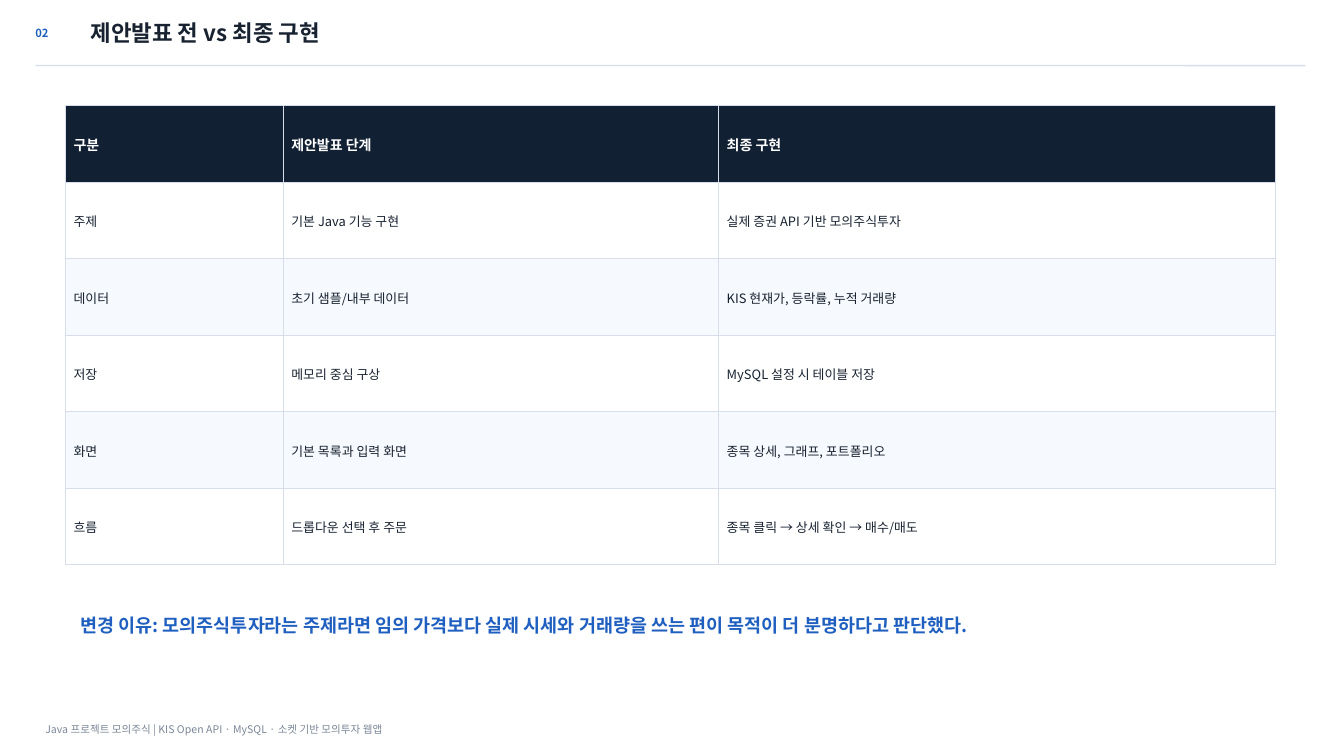
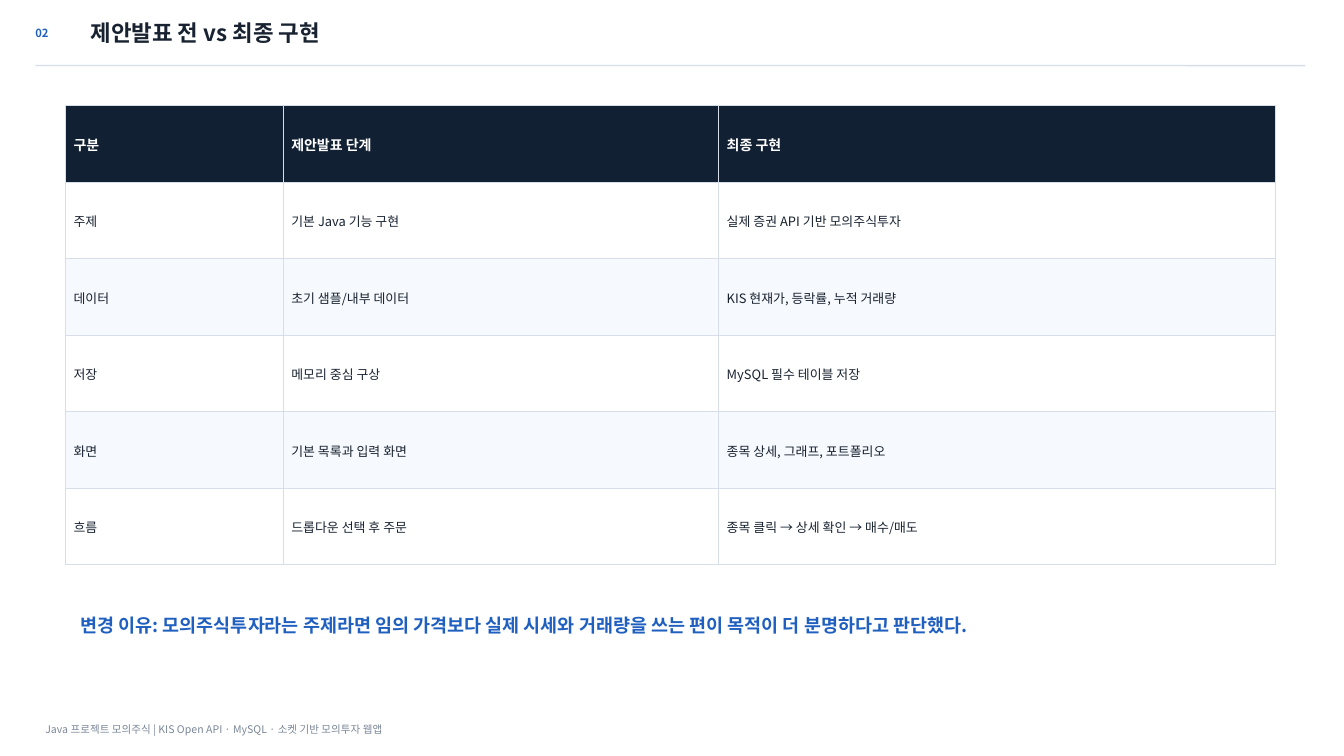
Before and after one commit to osangmin51-spec/javaproject, a slide deck: slide 2 of deliverables/Java_모의주식투자_발표자료_최종정합본.pptx. Drawn at 1344x756 pixels with LibreOffice and Linux fonts; fonts in the diff are those of the drawing. Boxes give left, top, right and bottom in pixels: in the first picture for what was removed or moved away, otherwise in the second. Text is boxed around its words. In the diff, an @@ line names an element or a change of style, - is before the commit and + after.

```diff
--- a/deliverables/Java_모의주식투자_발표자료_최종정합본.pptx
+++ b/deliverables/Java_모의주식투자_발표자료_최종정합본.pptx
@@ text at (727, 368, 860, 382): text changed @@
-MySQL 설정 시 테이블 저장
+MySQL 필수 테이블 저장
```
Also in this commit, not shown: 5 other slides changed, 9 other files.
